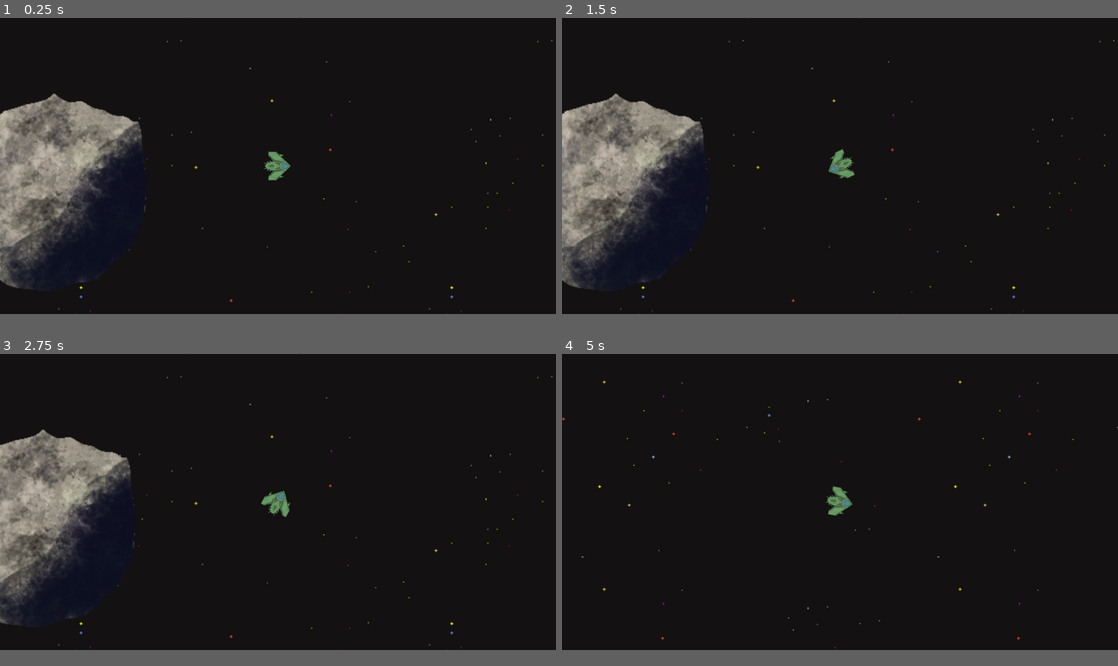
Above: before the commit, frames 1-4 (two rows, left to right).
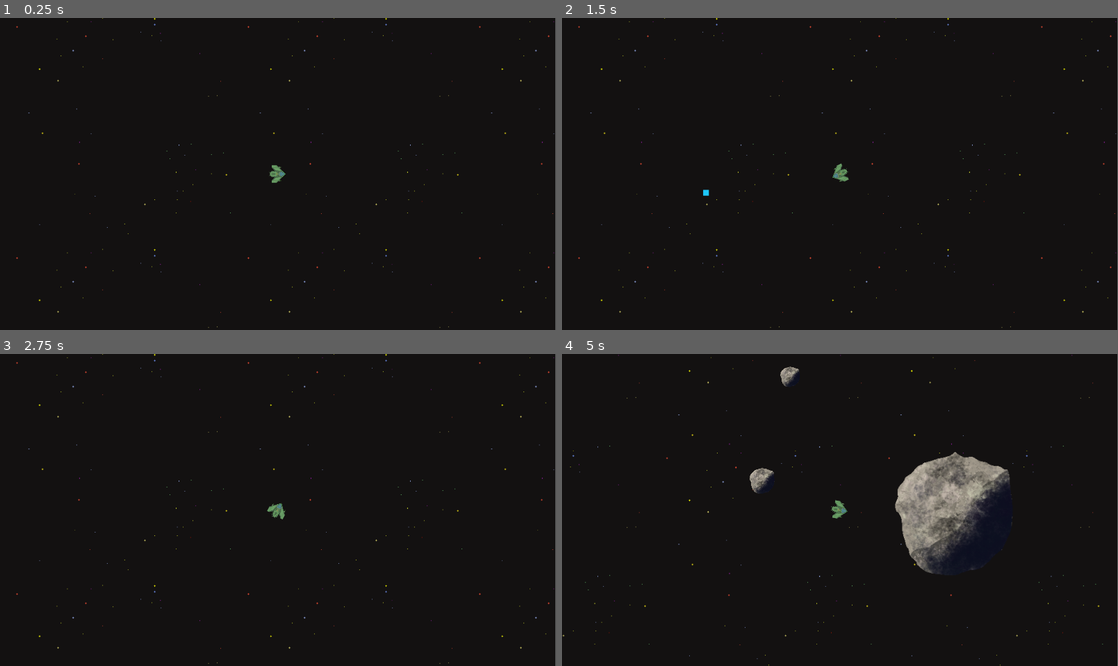
Above: after the commit, the same moments.

Repository: Vassily-Petrousevitch/GalacticHeist
Game: Godot game, scene res://main.tscn
Two runs of this game, one before a commit and one after it. Both use one fixed random seed, a clock stepped at 60 frames per second and the inputs below.
Inputs (mouse positions are in pixels of both pictures, inside the frame that each line leads up to):
- Up to frame 1 (0.25 s): no input
- Up to frame 2 (1.5 s): tap Enter at 0.5 s; move the mouse to (962, 152) at 0.52 s; hold D (rotate_right) 0.53-1.28 s; right-click (962, 152) at 0.6 s; move the mouse to (728, 180) at 1.27 s; hold S (brake) from 1.28 s (still down); click (728, 180) at 1.35 s
- Up to frame 3 (2.75 s): move the mouse to (333, 438) at 2.02 s; release S (brake) at 2.03 s; hold D (rotate_right) from 2.03 s (still down); right-click (333, 438) at 2.1 s
- Up to frame 4 (5 s): move the mouse to (812, 559) at 2.77 s; release D (rotate_right) at 2.78 s; hold W (accelerate) 2.78-3.53 s; click (812, 559) at 2.85 s; move the mouse to (1006, 547) at 3.52 s; hold A (rotate_left) from 3.53 s (still down); right-click (1006, 547) at 3.6 s; move the mouse to (673, 456) at 4.27 s; click (673, 456) at 4.35 s
In our replay, the window is 800x426 before the commit and 799x449 after it. These sizes can differ from the game's own. Grey fills any space a smaller window leaves; there, only what the larger window draws over its background counts as a difference.

The runs differ from the first frame. In frame 1, 10% of the frame differs, in the area x 0-100%, y 0-100%; in frame 2, 10%; in frame 3, 9.1%; in frame 4, 5.6%.

Commit message:
change viewport dimensions, slightly refactor map settings

Diff:
--- /dev/null
+++ b/Map.gd
@@ -0,0 +1,53 @@
+extends Node
+
+const map_width = 5000
+const map_height = 5000
+
+# Minimum space between big asteroids (pixels)
+const asteroid_density = 1000
+
+# probability of big asteroid spawning
+const asteroid_chance = 0.2
+
+# Number of small asteroids near the big asteroid (min/max)
+const small_asteroid_min = 1
+const small_asteroid_max = 10
+
+# How far the small asteroids can spawn from the big asteroid
+const small_asteroid_dist = 400
+
+
+func new_asteroid(scale_factor: float):
+	var asteroid = preload("res://entities/asteroid.tscn")
+	var asteroid_instance = asteroid.instantiate()
+
+	# Scale down child entities (rigid body scaling is weird)
+	for child in asteroid_instance.get_children():
+		if child is Node2D:
+			child.scale *= scale_factor
+			child.transform.origin *= scale_factor
+
+	# Set asteroid mass as a function of its scale (big asteroid = heavy)
+	asteroid_instance.mass = scale_factor * 100
+	return asteroid_instance
+
+
+func generate_asteroids():
+	randomize()
+	# Every 500 pixels in the playable area, a big asteroid might spawn
+	for x in range(-map_width, map_width, 500):
+		for y in range(-map_height, map_height, 500):
+			if (randf() <= asteroid_chance):
+				# Make a big asteroid at the current location
+				var asteroid_instance = new_asteroid(1)
+				asteroid_instance.position = Vector2(x, y)
+				add_child(asteroid_instance)
+
+				# Make smaller asteroids near the big one
+				for i in randi_range(1, 3):
+					var small_x = randi_range(x-small_asteroid_dist, x+small_asteroid_dist)
+					var small_y = randi_range(y-small_asteroid_dist, y+small_asteroid_dist)
+
+					var small_asteroid_instance = new_asteroid(randf_range(0.10, 0.30))
+					small_asteroid_instance.position = Vector2(small_x, small_y)
+					add_child(small_asteroid_instance)
--- a/main.gd
+++ b/main.gd
@@ -1,61 +1,12 @@
 extends Node
 
-const map_width = 5000
-const map_height = 5000
-
-# Minimum space between big asteroids (pixels)
-const asteroid_density = 1000
-
-# probability of big asteroid spawning
-const asteroid_chance = 0.2
-
-# Number of small asteroids near the big asteroid (min/max)
-const small_asteroid_min = 1
-const small_asteroid_max = 10
-
-# How far the small asteroids can spawn from the big asteroid
-const small_asteroid_dist = 400
 
 # Called when the node enters the scene tree for the first time.
 func _ready():
 	# Generate asteroids!
-	generate_asteroids()
+	$Map.generate_asteroids()
 
 
-func new_asteroid(scale_factor: float):
-	var asteroid = preload("res://entities/asteroid.tscn")
-	var asteroid_instance = asteroid.instantiate()
-
-	# Scale down child entities (rigid body scaling is weird)
-	for child in asteroid_instance.get_children():
-		if child is Node2D:
-			child.scale *= scale_factor
-			child.transform.origin *= scale_factor
-
-	# Set asteroid mass as a function of its scale (big asteroid = heavy)
-	asteroid_instance.mass = scale_factor * 100
-	return asteroid_instance
-
-
-func generate_asteroids():
-	randomize()
-	# Every 500 pixels in the playable area, a big asteroid might spawn
-	for x in range(-map_width, map_width, 500):
-		for y in range(-map_height, map_height, 500):
-			if (randf() <= asteroid_chance):
-				# Make a big asteroid at the current location
-				var asteroid_instance = new_asteroid(1)
-				asteroid_instance.position = Vector2(x, y)
-				add_child(asteroid_instance)
-
-				# Make smaller asteroids near the big one
-				for i in randi_range(1, 3):
-					var small_x = randi_range(x-small_asteroid_dist, x+small_asteroid_dist)
-					var small_y = randi_range(y-small_asteroid_dist, y+small_asteroid_dist)
-
-					var small_asteroid_instance = new_asteroid(randf_range(0.10, 0.30))
-					small_asteroid_instance.position = Vector2(small_x, small_y)
-					add_child(small_asteroid_instance)
 
 # Called every frame. 'delta' is the elapsed time since the previous frame.
 func _process(_delta):
--- a/main.tscn
+++ b/main.tscn
@@ -3,7 +3,7 @@
 [ext_resource type="Script" path="res://main.gd" id="1_5so5j"]
 [ext_resource type="Texture2D" uid="uid://df14lh0oc772c" path="res://art/background-black.png" id="1_45t0v"]
 [ext_resource type="PackedScene" uid="uid://dbh2vc12txbo7" path="res://entities/player.tscn" id="1_nlouw"]
-[ext_resource type="PackedScene" uid="uid://cstv4252wpn5f" path="res://entities/asteroid.tscn" id="4_f2xl3"]
+[ext_resource type="Script" path="res://Map.gd" id="2_yckvb"]
 
 [sub_resource type="TileSetAtlasSource" id="TileSetAtlasSource_q8n0u"]
 texture = ExtResource("1_45t0v")
@@ -639,6 +639,9 @@
 [node name="Main" type="Node"]
 script = ExtResource("1_5so5j")
 
+[node name="Map" type="Node" parent="."]
+script = ExtResource("2_yckvb")
+
 [node name="ParallaxBackground" type="ParallaxBackground" parent="."]
 
 [node name="ParallaxLayer" type="ParallaxLayer" parent="ParallaxBackground"]
@@ -650,9 +653,6 @@
 format = 2
 layer_0/tile_data = PackedInt32Array(-2293748, 0, 0, -2228212, 0, 1, -2162676, 0, 2, -2097140, 0, 3, -2031604, 0, 4, -1 …(64777 unchanged characters)…
 
-[node name="Asteroid" parent="." instance=ExtResource("4_f2xl3")]
-position = Vector2(411, 311)
-
 [node name="Player" parent="." instance=ExtResource("1_nlouw")]
 position = Vector2(667, 284)
 
--- a/project.godot
+++ b/project.godot
@@ -17,8 +17,8 @@
 
 [display]
 
-window/size/viewport_width=1200
-window/size/viewport_height=640
+window/size/viewport_width=1920
+window/size/viewport_height=1080
 
 [file_customization]
 
